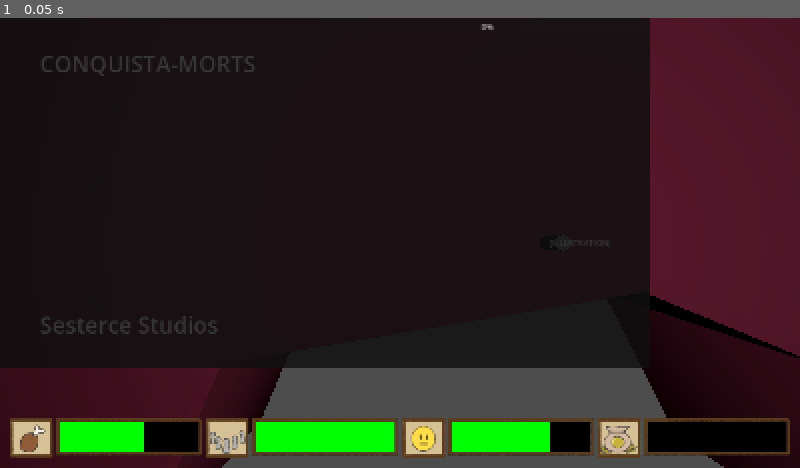
Above: before the commit, frame 1.
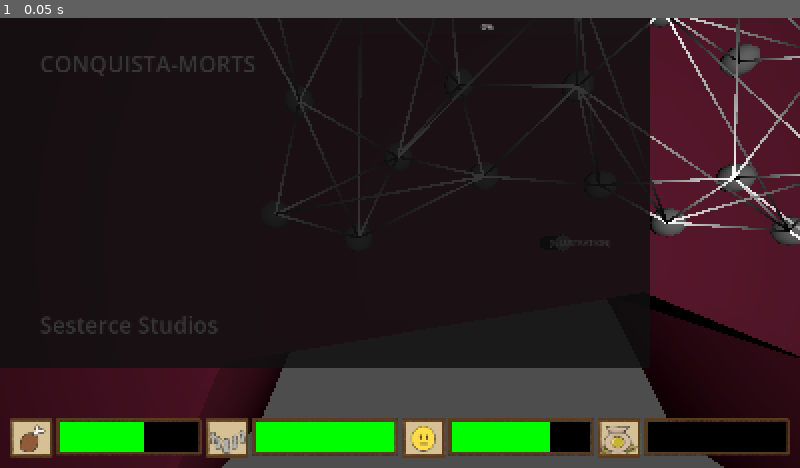
Above: after the commit, the same moment.

Repository: Xamora64/conquista-mort
Game: Godot game, scene res://scenes/main.tscn
Same seed, same stepped clock (60 frames per second), same inputs: the game is played once before the commit and once after it. Sound files missing from this copy of the repository are replaced by a short silence.
Inputs:
- Up to frame 1 (0.05 s): no input

The runs differ from the first frame. In frame 1, 2.7% of the frame differs, in the area x 32-100%, y 0-51%.
Error before the commit: Cannot call method 'instantiate' on a null value. (res://scripts/map.gd:43)

Commit message:
fix issue, the game start, music start

Diff:
--- a/scenes/main.tscn
+++ b/scenes/main.tscn
@@ -18,7 +18,6 @@
 
 [node name="Map" parent="." unique_id=2049311125 instance=ExtResource("2_0xm2m")]
 event_scene = null
-indian_scene = null
 
 [node name="Player" parent="." unique_id=815405141 instance=ExtResource("3_h2yge")]
 
--- a/scenes/map.tscn
+++ b/scenes/map.tscn
@@ -2,9 +2,6 @@
 
 [ext_resource type="Texture2D" uid="uid://dg5kigqjxhmf2" path="res://assets/textures/US.jpg" id="1_c7s6e"]
 [ext_resource type="Script" uid="uid://c80ms475rst3i" path="res://scripts/map.gd" id="1_paxxb"]
-[ext_resource type="PackedScene" uid="uid://sxjiai3gj67q" path="res://scenes/event.tscn" id="2_gldc4"]
-[ext_resource type="PackedScene" uid="uid://cjufafh5f14cc" path="res://scenes/indian.tscn" id="3_0cso3"]
-[ext_resource type="PackedScene" uid="uid://k5m00iwwau2m" path="res://scenes/path.tscn" id="4_2klcf"]
 [ext_resource type="PackedScene" uid="uid://ebrcp5jd37fk" path="res://assets/meshes/map.fbx" id="6_2lpho"]
 
 [sub_resource type="StandardMaterial3D" id="StandardMaterial3D_kwsvg"]
@@ -12,9 +9,6 @@
 
 [node name="Map" type="Node3D" unique_id=2049311125]
 script = ExtResource("1_paxxb")
-event_scene = ExtResource("2_gldc4")
-indian_scene = ExtResource("3_0cso3")
-path_scene = ExtResource("4_2klcf")
 
 [node name="Map2D" type="Sprite3D" parent="." unique_id=2106451994]
 transform = Transform3D(1.2, 0, 0, 0, -5.2453668e-08, 1.2, 0, -1.2, -5.2453668e-08, -0.585266, 0, -1.4327955)
--- a/scripts/background_music.gd
+++ b/scripts/background_music.gd
@@ -5,7 +5,7 @@
 
 # Called when the node enters the scene tree for the first time.
 func _ready() -> void:
-	sound_player.seek(randf() * sound_player.get_length())
+	sound_player.seek(randf() * sound_player.stream.get_length())
 
 
 # Called every frame. 'delta' is the elapsed time since the previous frame.
--- a/scripts/indian.gd
+++ b/scripts/indian.gd
@@ -8,7 +8,7 @@
 @export var aggression = 0
 @export var fortification = false
 
-func with_values(number: int, aggresion: int, fortification: bool) -> Indian:
+func with_values(number: int, aggression: int, fortification: bool) -> Indian:
 	self.number = number
 	self.aggression = aggression
 	self.fortification = fortification
@@ -16,8 +16,8 @@
 
 # random
 func generate() -> Indian:
-	self.number = randf_range(LIMIT_NUMBER[0], LIMIT_NUMBER[1])
-	self.aggression = randf_range(LIMIT_AGGRESSION[0], LIMIT_AGGRESSION[1])
+	self.number = randi_range(LIMIT_NUMBER[0], LIMIT_NUMBER[1])
+	self.aggression = randi_range(LIMIT_AGGRESSION[0], LIMIT_AGGRESSION[1])
 	self.fortification = randi() % 2 == 0
 	return self
 
--- a/scripts/map.gd
+++ b/scripts/map.gd
@@ -1,8 +1,7 @@
 extends Node3D
 
-@export var event_scene: PackedScene
-@export var indian_scene: PackedScene
-@export var path_scene: PackedScene
+const event_scene: PackedScene = preload("res://scenes/event.tscn")
+const path_scene: PackedScene = preload("res://scenes/path.tscn")
 
 @export var list_events: Array[Event] = []
 @export var list_paths: Array[Path] = []
@@ -40,7 +39,7 @@
 	var biome: BiomeData = BiomeData.generate()
 	var indian: Indian = null
 	if (biome.type != BiomeData.TYPES.SWAMP):
-		indian = indian_scene.instantiate().generate()
+		indian = Indian.new().generate()
 
 	var event: Event = event_scene.instantiate().with_values(position, biome, indian, [] as Array[Event], limit_links)
 	list_events.append(event)
Not shown: 1 places in scenes/main.tscn that only renumber resources
